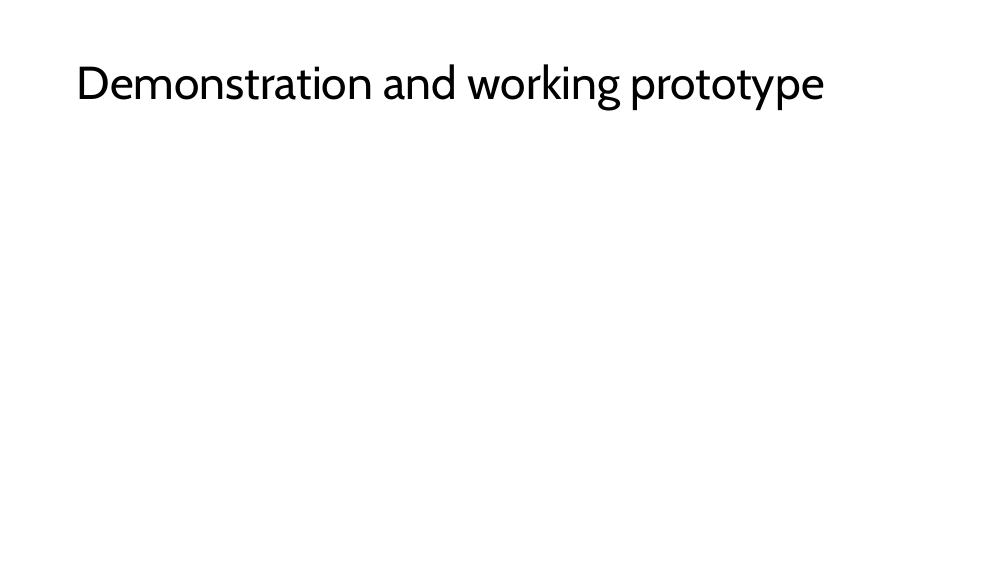
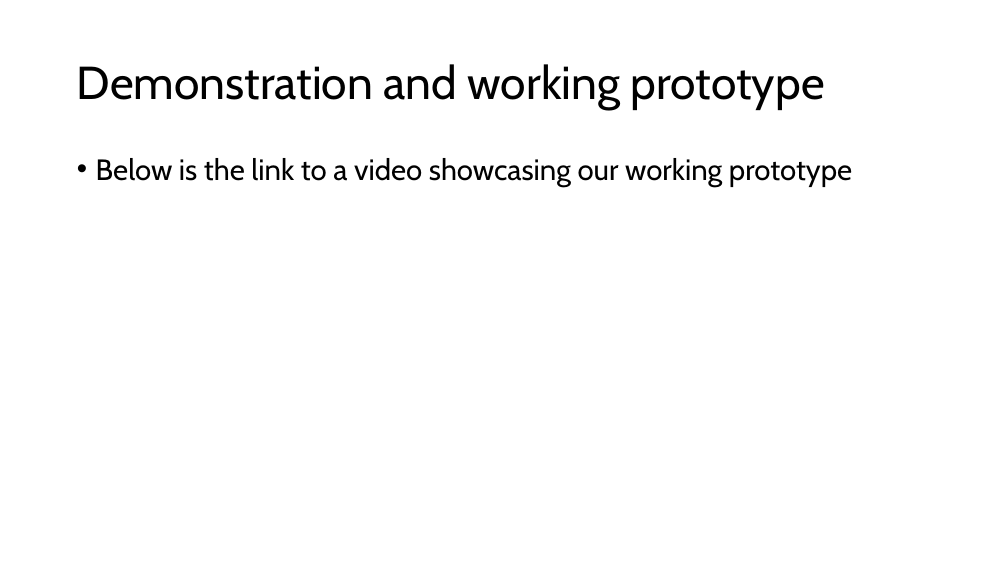
Before and after one commit to forrest10101/Portfolio-Platformer, a slide deck: slide 14 of TechnoSprint Pitch Presentation.pptx (slide 13 before the commit). Drawn at 1008x567 pixels with LibreOffice and Linux fonts; fonts in the diff are those of the drawing. Boxes give left, top, right and bottom in pixels: in the first picture for what was removed or moved away, otherwise in the second. Text is boxed around its words. In the diff, an @@ line names an element or a change of style, - is before the commit and + after.

```diff
--- a/TechnoSprint Pitch Presentation.pptx
+++ b/TechnoSprint Pitch Presentation.pptx
@@ text added at [96, 158, 852, 187], 28 pt, text #000000 @@
+• Below is the link to a video showcasing our working prototype
```
Also in this commit, not shown: 5 other slides changed, 8 slides added, 7 slides removed, 1 other file.
